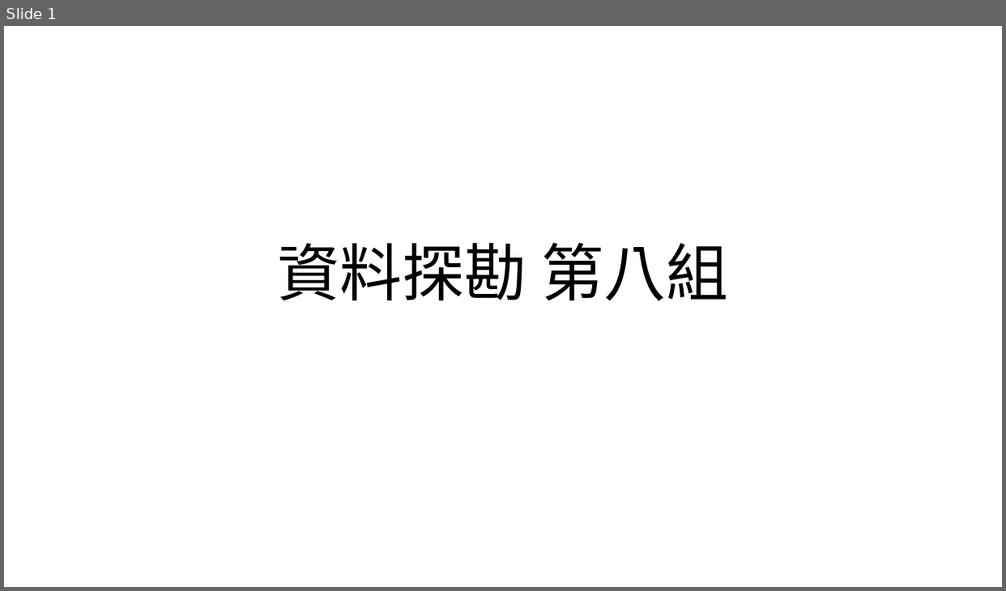
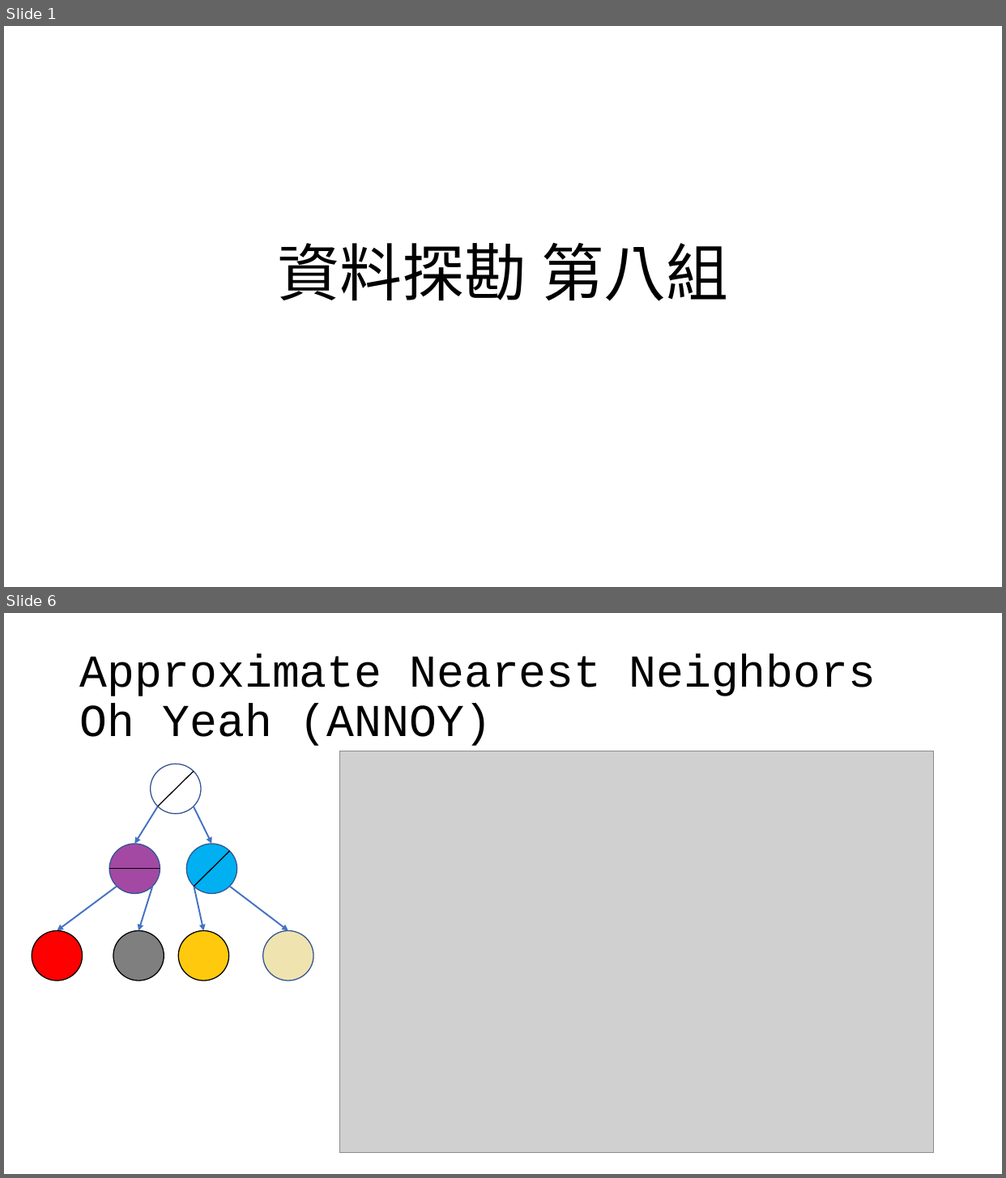
Before and after one commit to OEmiliatanO/CSE_data_mining, a slide deck: hw1/ppt/第八組.pptx. Shown one above the other, each under a label of ours: slide 1 before the commit, slides 1 and 6 after it; the slides between them are not shown. The pictures are 1006x591 and 1006x1178 pixels, drawn with LibreOffice and Linux fonts; fonts in the diff are those of the drawing; grey boxes stand for pictures. Boxes give left, top, right and bottom in pixels: in the first picture for what was removed or moved away, otherwise in the second. Text is boxed around its words. In the diff, an @@ line names an element or a change of style, - is before the commit and + after.

```diff
--- a/hw1/ppt/第八組.pptx
+++ b/hw1/ppt/第八組.pptx
@@ slide 6 added at box(4, 613, 1002, 1174), background #FFFFFF @@
@@ title added at box(80, 654, 876, 746), 44 pt, text #000000 @@
+Approximate Nearest Neighbors Oh Yeah (ANNOY)
@@ picture added at box(339, 752, 933, 1153) @@
@@ ellipse added at box(151, 764, 202, 815), fill #FFFFFF, outline #325491 1 pt @@
@@ line added from (157, 807) to (194, 771), #000000 1 pt @@
@@ arrow added from (157, 807) to (135, 844), #4472C4 1.5 pt @@
@@ arrow added from (194, 807) to (212, 844), #4472C4 1.5 pt @@
@@ ellipse added at box(109, 844, 160, 894), fill #A349A4, outline #325491 1 pt @@
@@ ellipse added at box(187, 844, 237, 894), fill #00B0F0, outline #325491 1 pt @@
@@ line added from (229, 851) to (194, 886), #000000 1 pt @@
@@ line added from (160, 869) to (109, 869), #000000 1 pt @@
@@ arrow added from (117, 886) to (57, 931), #4472C4 1.5 pt @@
@@ arrow added from (152, 886) to (138, 931), #4472C4 1.5 pt @@
@@ arrow added from (194, 886) to (204, 931), #4472C4 1.5 pt @@
@@ arrow added from (229, 886) to (288, 931), #4472C4 1.5 pt @@
@@ ellipse added at box(32, 931, 83, 982), fill #FF0000, outline #000000 1 pt @@
@@ ellipse added at box(113, 931, 164, 982), fill #7F7F7F, outline #000000 1 pt @@
@@ ellipse added at box(178, 931, 229, 982), fill #FFC90E, outline #000000 1 pt @@
@@ ellipse added at box(263, 931, 314, 982), fill #EFE4B0, outline #325491 1 pt @@
```
Also in this commit, not shown: 2 slides changed, 23 other slides added, 2 slides removed.
